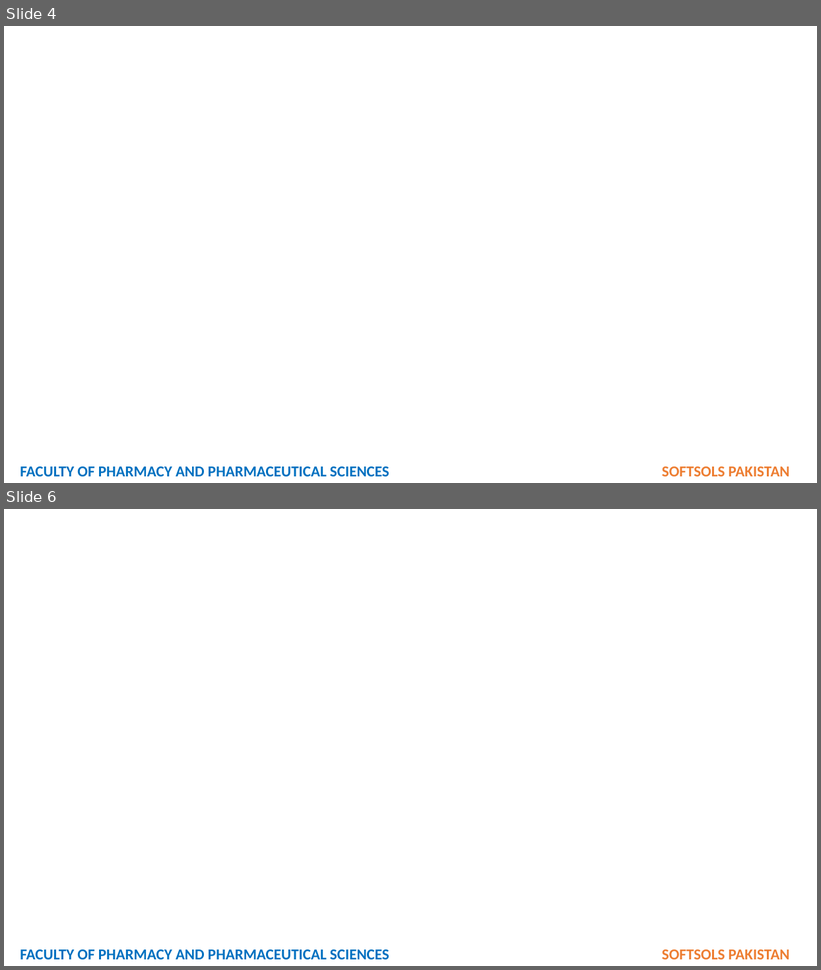
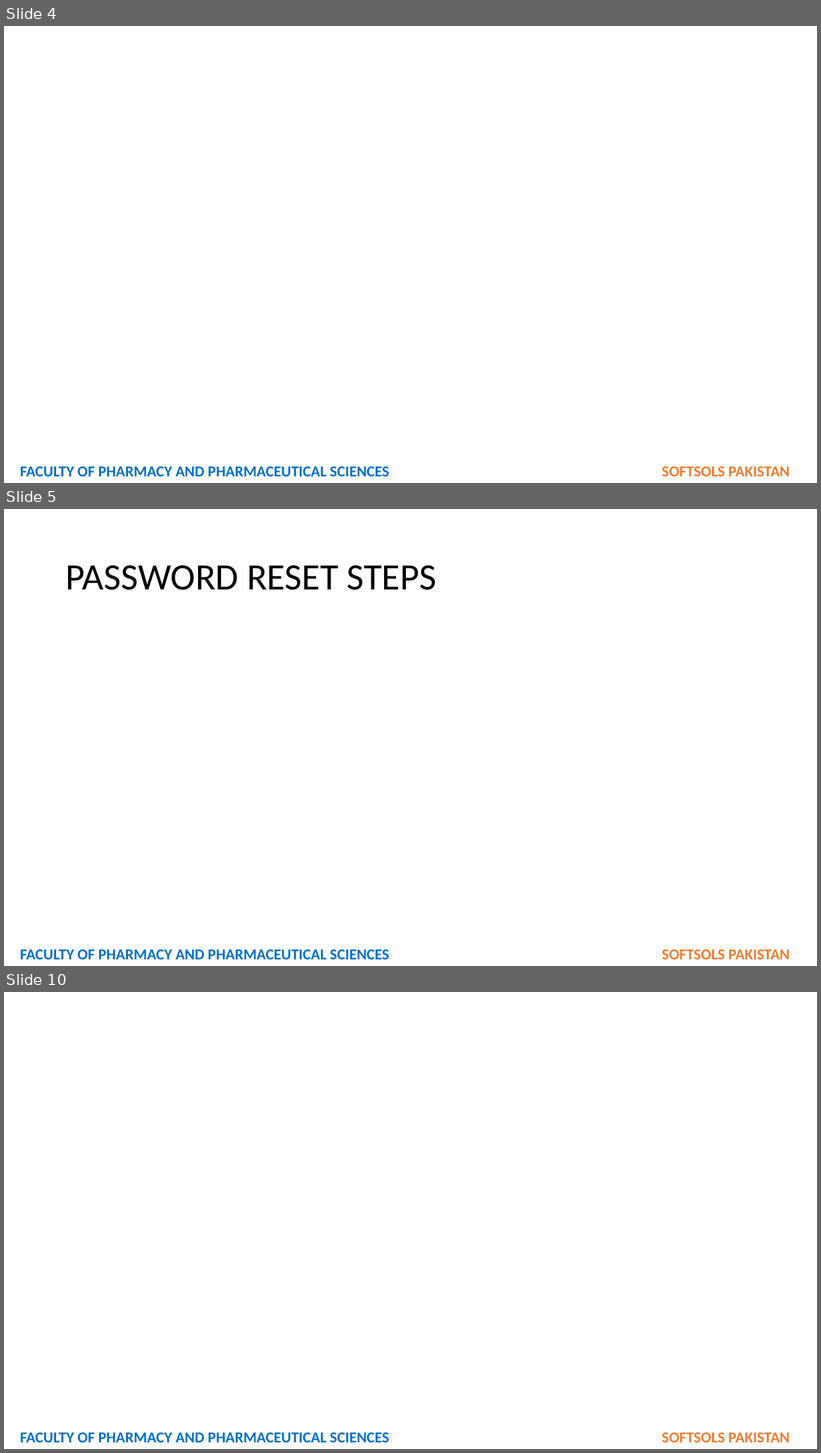
Before and after one commit to softsolspk1/fop, a slide deck: STUDENT REGISTRATION.pptx. Shown one above the other, each under a label of ours: slides 4 and 6 before the commit, slides 4, 5 and 10 after it; the slides between them are not shown. The pictures are 821x970 and 821x1453 pixels, drawn with LibreOffice and Linux fonts; fonts in the diff are those of the drawing. Boxes give left, top, right and bottom in pixels: in the first picture for what was removed or moved away, otherwise in the second. Text is boxed around its words. In the diff, an @@ line names an element or a change of style, - is before the commit and + after.

```diff
--- a/STUDENT REGISTRATION.pptx
+++ b/STUDENT REGISTRATION.pptx
@@ slide 5 added at (4, 509, 817, 966), background #FFFFFF @@
@@ title added at (66, 565, 437, 590), 44 pt, text #000000 @@
+PASSWORD RESET STEPS
@@ text added at (20, 950, 790, 960), 18 pt, text #0070C0, bold @@
+FACULTY OF PHARMACY AND PHARMACEUTICAL SCIENCES SOFTSOLS PAKISTAN
@@ what was slide 6 is now slide 10 @@
```
Also in this commit, not shown: 2 slides changed, 3 other slides added, 5 other files.
